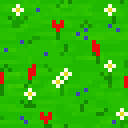
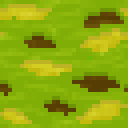
Layer changes from the first 128 x 128 image to the second:
hid "11" over 0, 0, 128, 128
hid "10" over 0, 0, 128, 128
removed layer "Copie de 8" over 0, 0, 128, 128
hid "8" over 0, 0, 128, 128
hid "7" over 0, 0, 128, 128
hid "6" over 0, 0, 128, 128
hid "4" over 0, 0, 128, 128
hid "3" over 0, 0, 128, 128
hid "2" over 0, 0, 128, 128
hid "1" over 0, 0, 128, 128
